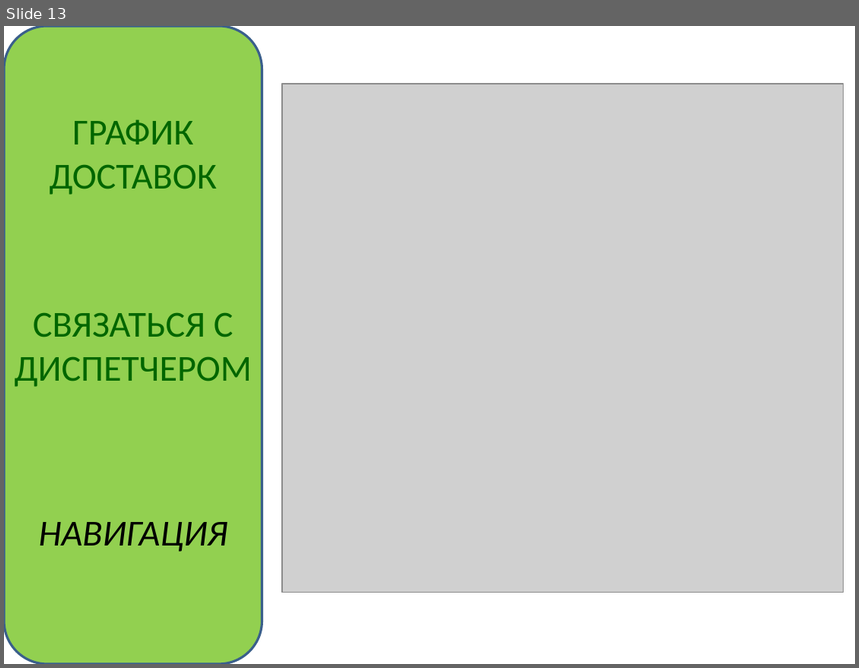
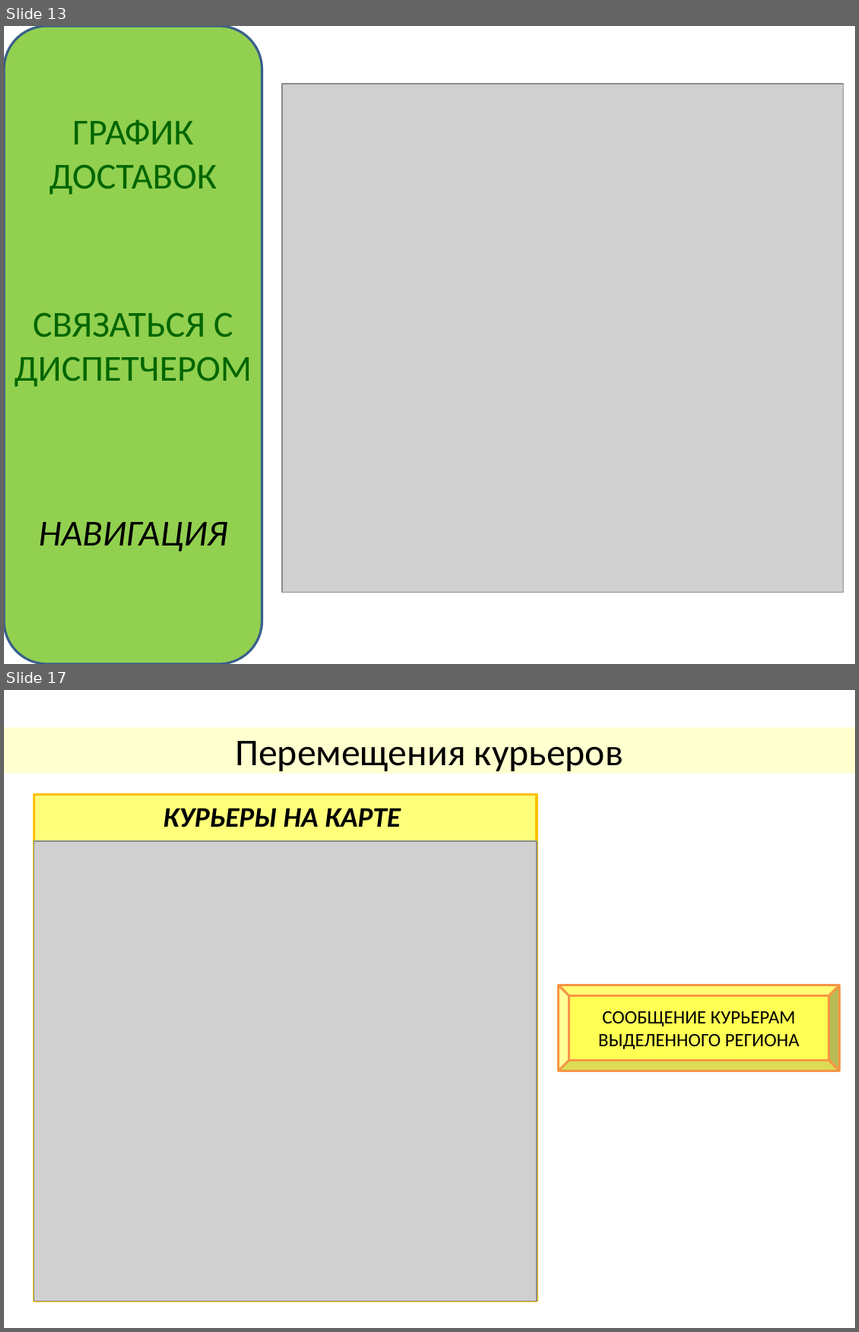
Before and after one commit to KovalAnastasia/ShipIT, a slide deck: 2. Понимание потребностей пользователей/2_2_4_Raskadrovka.pptx. Shown one above the other, each under a label of ours: slide 13 before the commit, slides 13 and 17 after it; the slides between them are not shown. The pictures are 859x668 and 859x1332 pixels, drawn with LibreOffice and Linux fonts; fonts in the diff are those of the drawing; grey boxes stand for pictures. Boxes give left, top, right and bottom in pixels: in the first picture for what was removed or moved away, otherwise in the second. Text is boxed around its words. In the diff, an @@ line names an element or a change of style, - is before the commit and + after.

```diff
--- a/2. Понимание потребностей пользователей/2_2_4_Raskadrovka.pptx
+++ b/2. Понимание потребностей пользователей/2_2_4_Raskadrovka.pptx
@@ slide 17 added at (4,690,855,1328), background #FFFFFF @@
@@ title added at (4,727,855,774), fill #FFFF00 at 19% opacity, 32 pt, text #000000 @@
+Перемещения курьеров
@@ rectangle added at (34,795,537,1301), fill #FFFF00 at 52% opacity, outline #FFC000 2 pt @@
@@ text added at (163,808,401,828), 24 pt, text #000000, bold, italic @@
+КУРЬЕРЫ НА КАРТЕ
@@ picture added at (34,841,537,1302) @@
@@ bevel added at (558,986,840,1072), fill #FFFF00 at 67% opacity, outline #F79646 2 pt @@
@@ text added at (598,1011,800,1049), 16 pt, text #000000 @@
+СООБЩЕНИЕ КУРЬЕРАМ ВЫДЕЛЕННОГО РЕГИОНА
```
Also in this commit, not shown: 12 other slides added.
